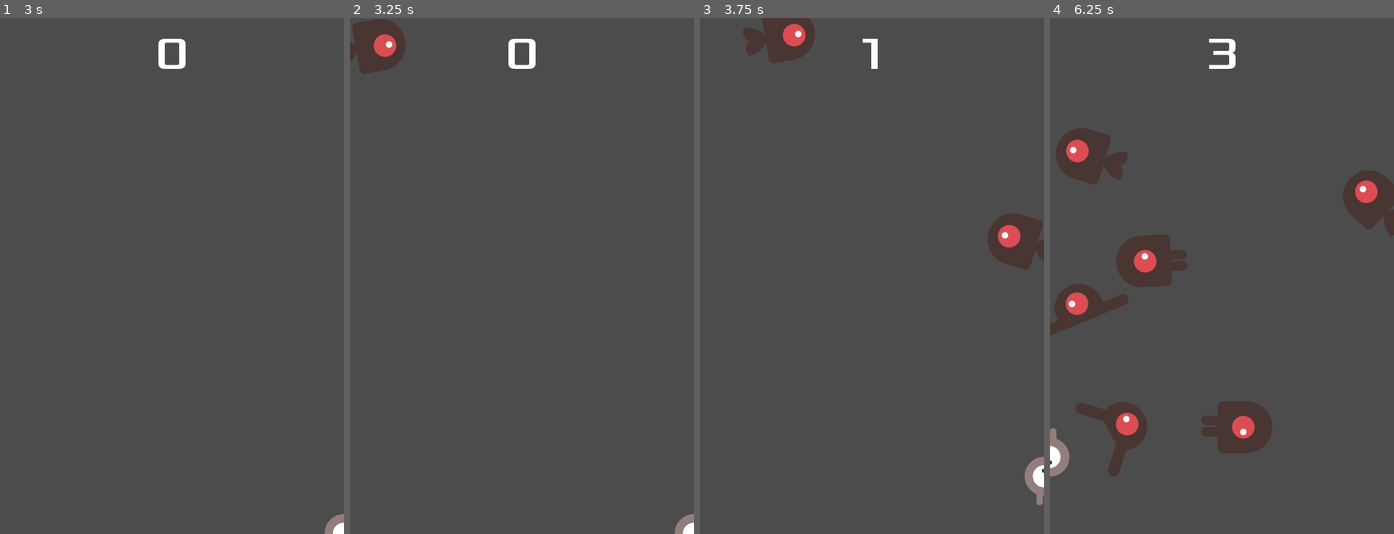
Above: before the commit, frames 1-4 (left to right).
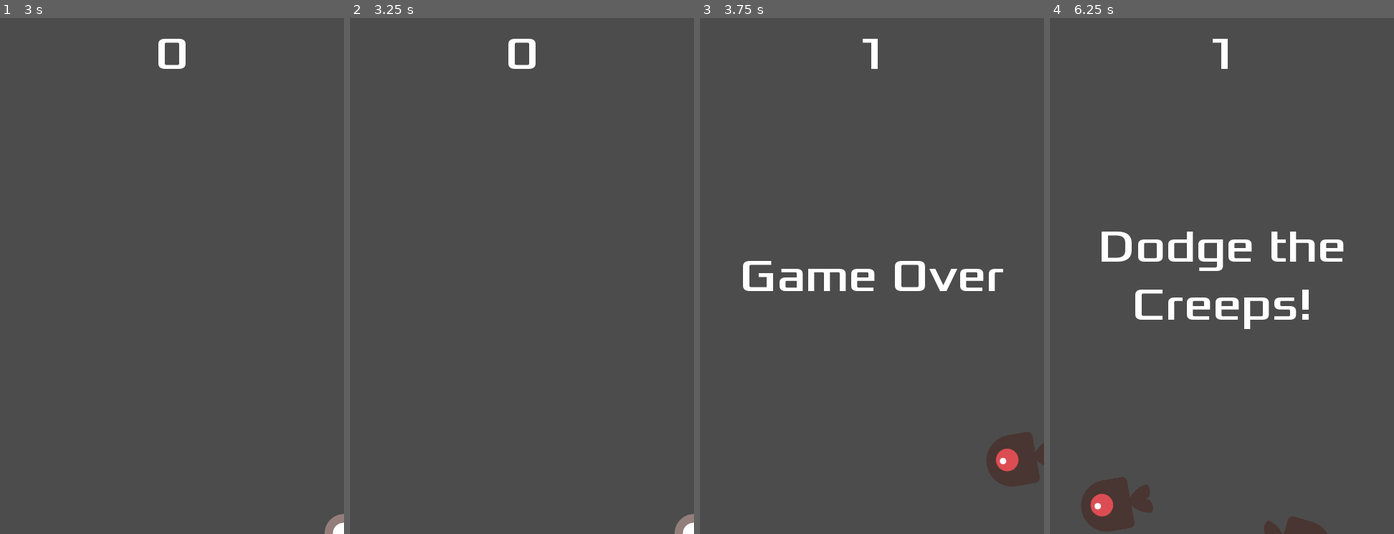
Above: after the commit, the same moments.

Repository: fisheye36/dodge-the-creeps
Game: Godot game, scene res://scenes/Main/Main.tscn
Two runs of this game, one before a commit and one after it. Both use one fixed random seed, a clock stepped at 60 frames per second and the inputs below.
Inputs:
- Up to frame 1 (3 s): click "Start" at 0.5 s; tap Enter at 1.25 s; hold Right (ui_right) 1.28-2.03 s; hold Down (ui_down) 2.03-2.78 s; hold Right (ui_right) from 2.78 s (still down)
- Up to frame 2 (3.25 s): keep holding Right (ui_right)
- Up to frame 3 (3.75 s): release Right (ui_right) at 3.53 s; hold Up (ui_up) from 3.53 s (still down)
- Up to frame 4 (6.25 s): release Up (ui_up) at 4.28 s; hold Left (ui_left) 4.28-5.78 s; hold Down (ui_down) from 5.78 s (still down)

Frame 1 is identical in both runs. In frame 2, 1.3% of the frame differs, in the area x 0-17%, y 0-11%; in frame 3, 5.8%; in frame 4, 13%, in the area x 0-100%, y 4-100%.

Commit message:
Expand enemy spawn area to be outside the screen

Diff:
--- a/scenes/Main/Main.tscn
+++ b/scenes/Main/Main.tscn
@@ -7,7 +7,7 @@
 
 [sub_resource type="Curve2D" id=1]
 _data = {
-"points": PoolVector2Array( 0, 0, 0, 0, 0, 0, 0, 0, 0, 0, 480, 0, 0, 0, 0, 0, 480, 720, 0, 0, 0, 0, 0, 720, 0, 0, 0, 0, 0, 0 )
+"points": PoolVector2Array( 0, 0, 0, 0, -80, -80, 0, 0, 0, 0, 560, -80, 0, 0, 0, 0, 560, 800, 0, 0, 0, 0, -80, 800, 0, 0, 0, 0, -80, -80 )
 }
 
 [node name="Main" type="Node2D"]
